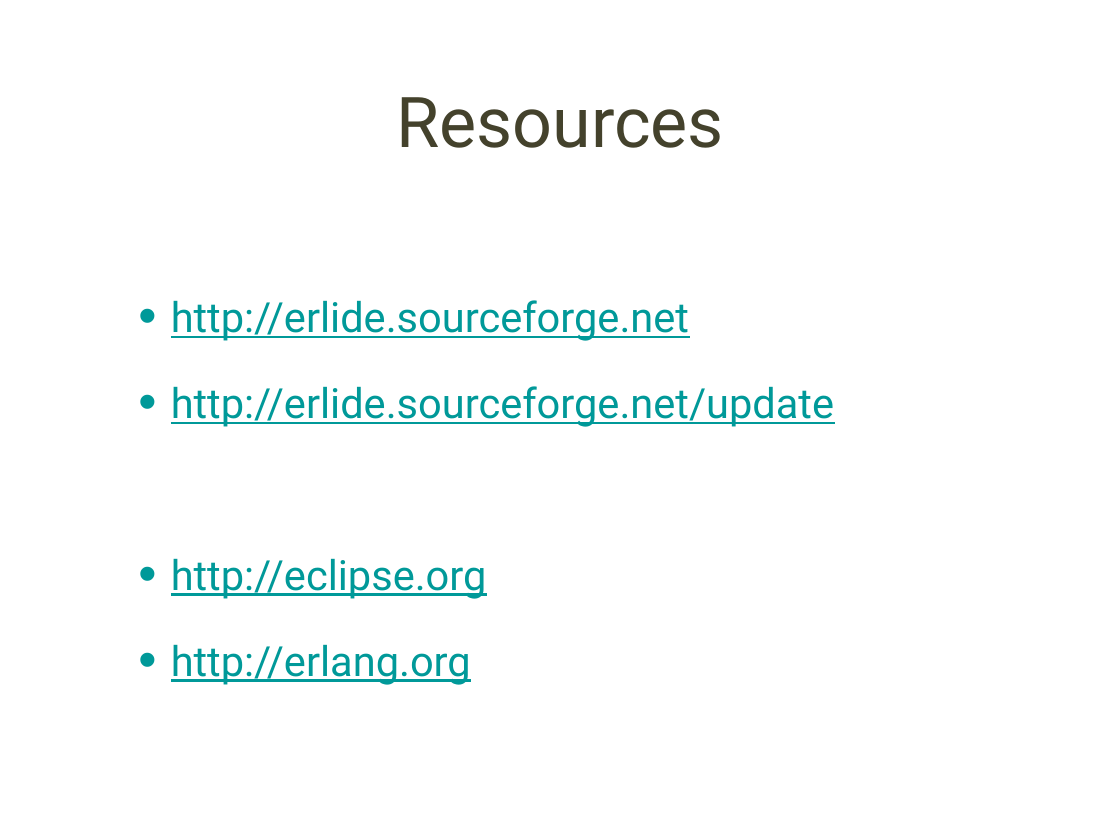
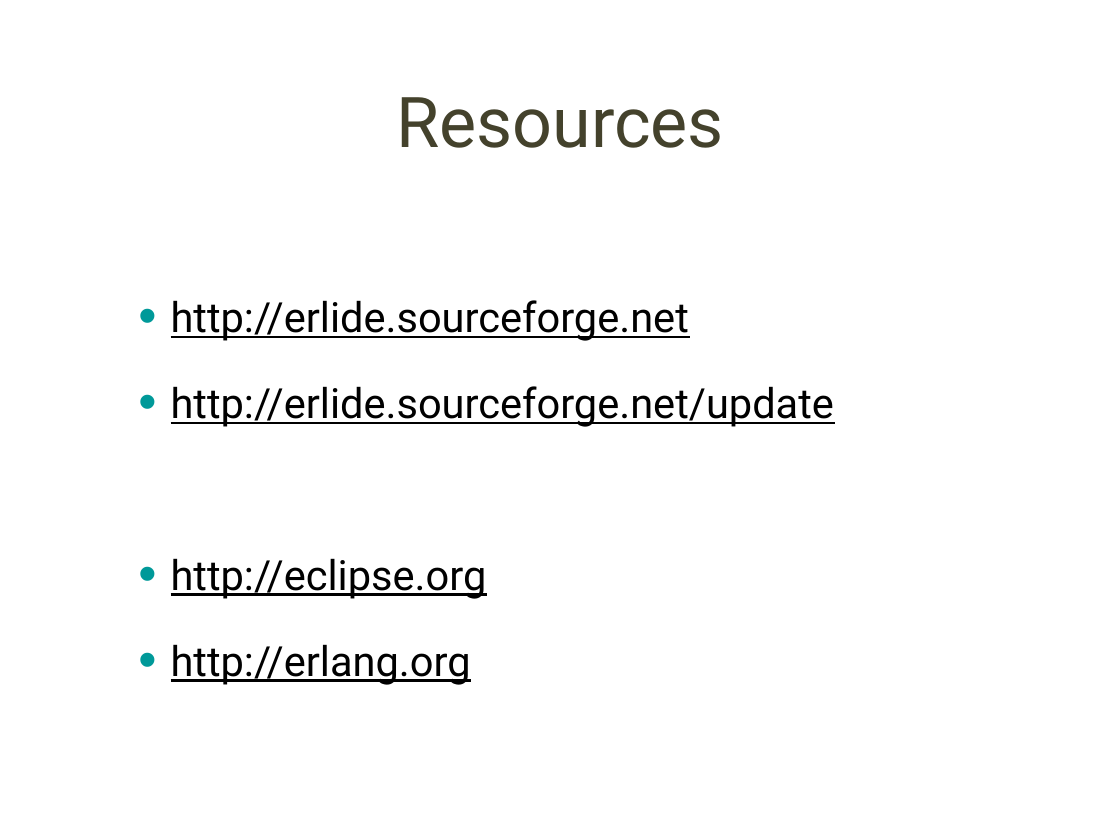
Before and after one commit to erlang/erlide_eclipse, a slide deck: slide 22 of org.erlide.docs/Erlide 2008.ppt. Drawn at 1120x840 pixels with LibreOffice and Linux fonts; fonts in the diff are those of the drawing; background and template pictures are left out. Boxes give left, top, right and bottom in pixels: in the first picture for what was removed or moved away, otherwise in the second. Text is boxed around its words. In the diff, an @@ line names an element or a change of style, - is before the commit and + after.

```diff
--- a/org.erlide.docs/Erlide 2008.ppt
+++ b/org.erlide.docs/Erlide 2008.ppt
@@ text "http://erlide.sourceforge.net" at [171,300,834,685]: text colour #009999 to #000000 @@
```
Also in this commit, not shown: 1 other slide changed, 1 slide added, 1 slide removed.
